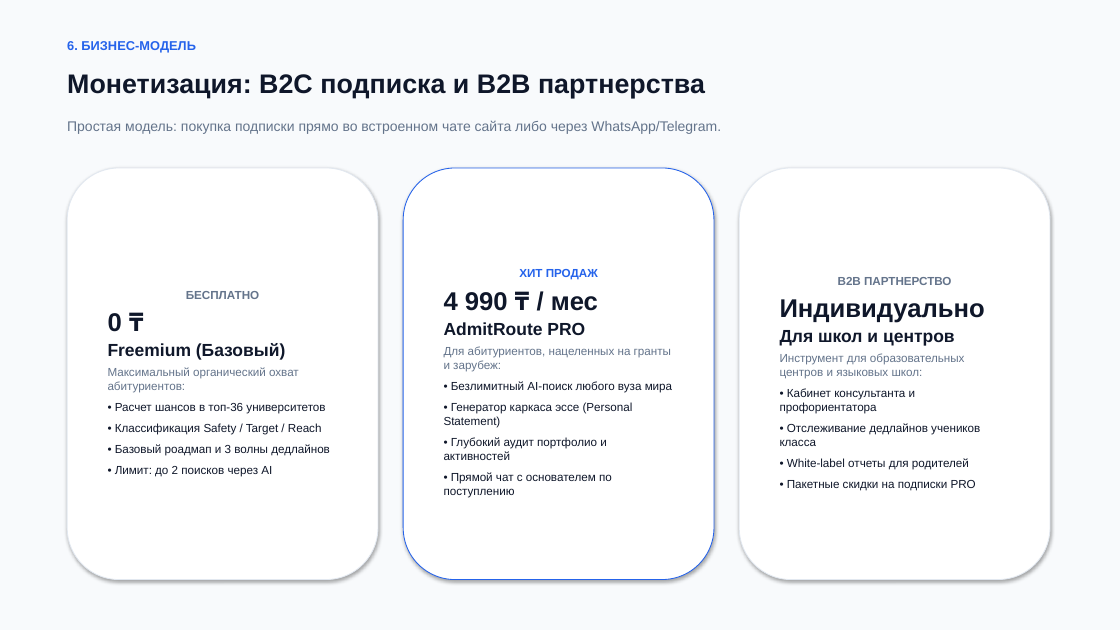
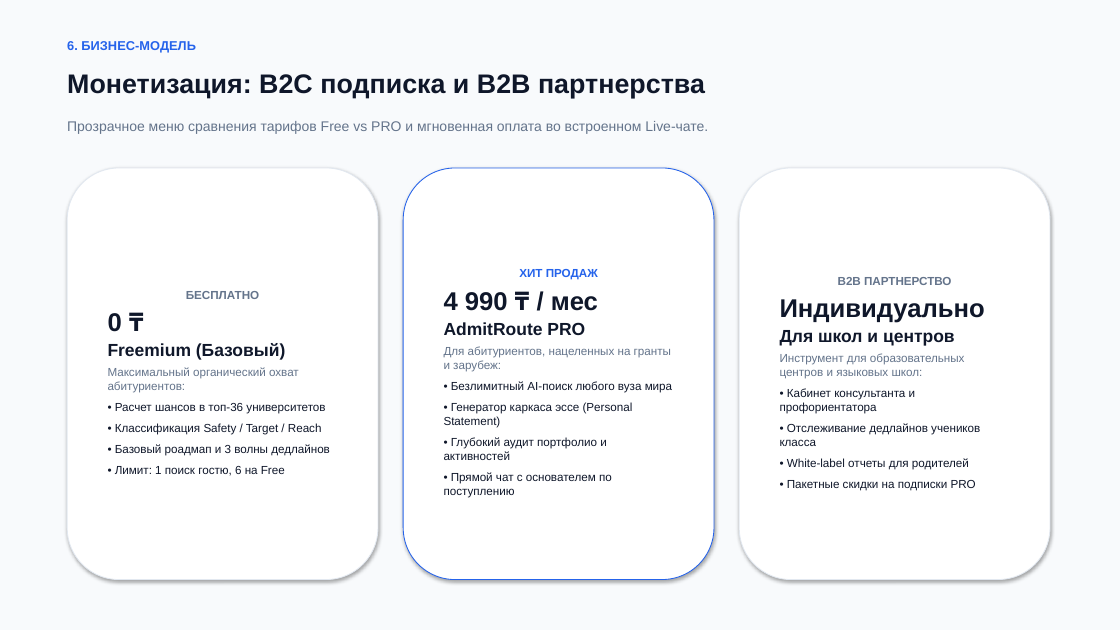
Before and after one commit to adilhan385/Admitroute, a slide deck: slide 7 of AdmitRoute_Presentation_8Slides.pptx. Drawn at 1120x630 pixels with LibreOffice and Linux fonts; fonts in the diff are those of the drawing. Boxes give left, top, right and bottom in pixels: in the first picture for what was removed or moved away, otherwise in the second. Text is boxed around its words. In the diff, an @@ line names an element or a change of style, - is before the commit and + after.

Commit message:
feat: complete AdmitRoute platform with Super-Admin delegation, Free vs PRO pricing modal, Gemini 3.6 Flash engine, and LOCUSCASE2 submission readiness

```diff
--- a/AdmitRoute_Presentation_8Slides.pptx
+++ b/AdmitRoute_Presentation_8Slides.pptx
@@ text at box(67, 121, 708, 134): text changed @@
-Простая модель: покупка подписки прямо во встроенном чате сайта либо через WhatsApp/Telegram.
+Прозрачное меню сравнения тарифов Free vs PRO и мгновенная оплата во встроенном Live-чате.
@@ text in rounded rectangle at box(115, 466, 285, 476): text changed @@
-• Лимит: до 2 поисков через AI
+• Лимит: 1 поиск гостю, 6 на Free
```
Also in this commit, not shown: 2 other slides changed, 11 other files.
